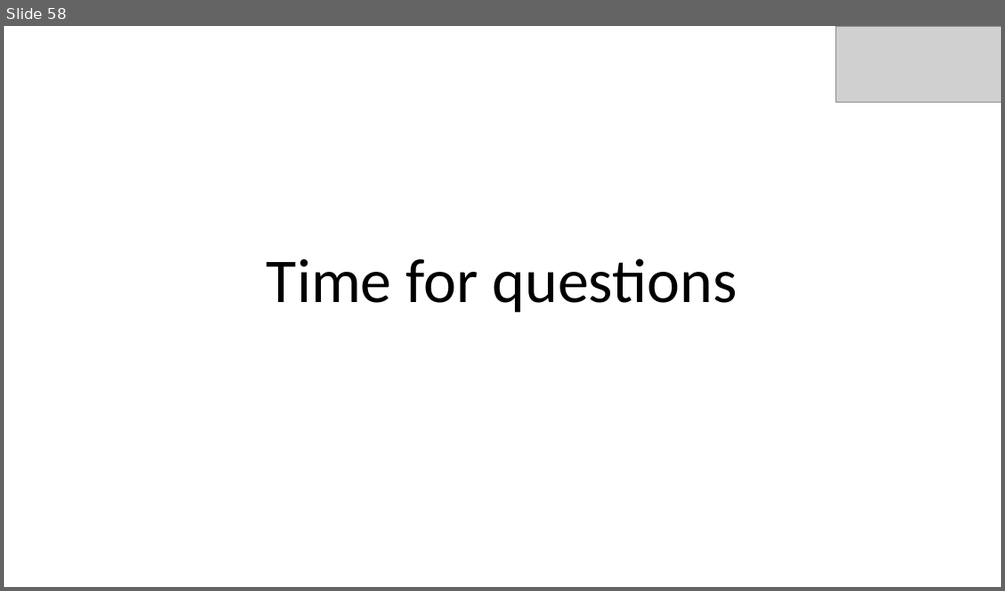
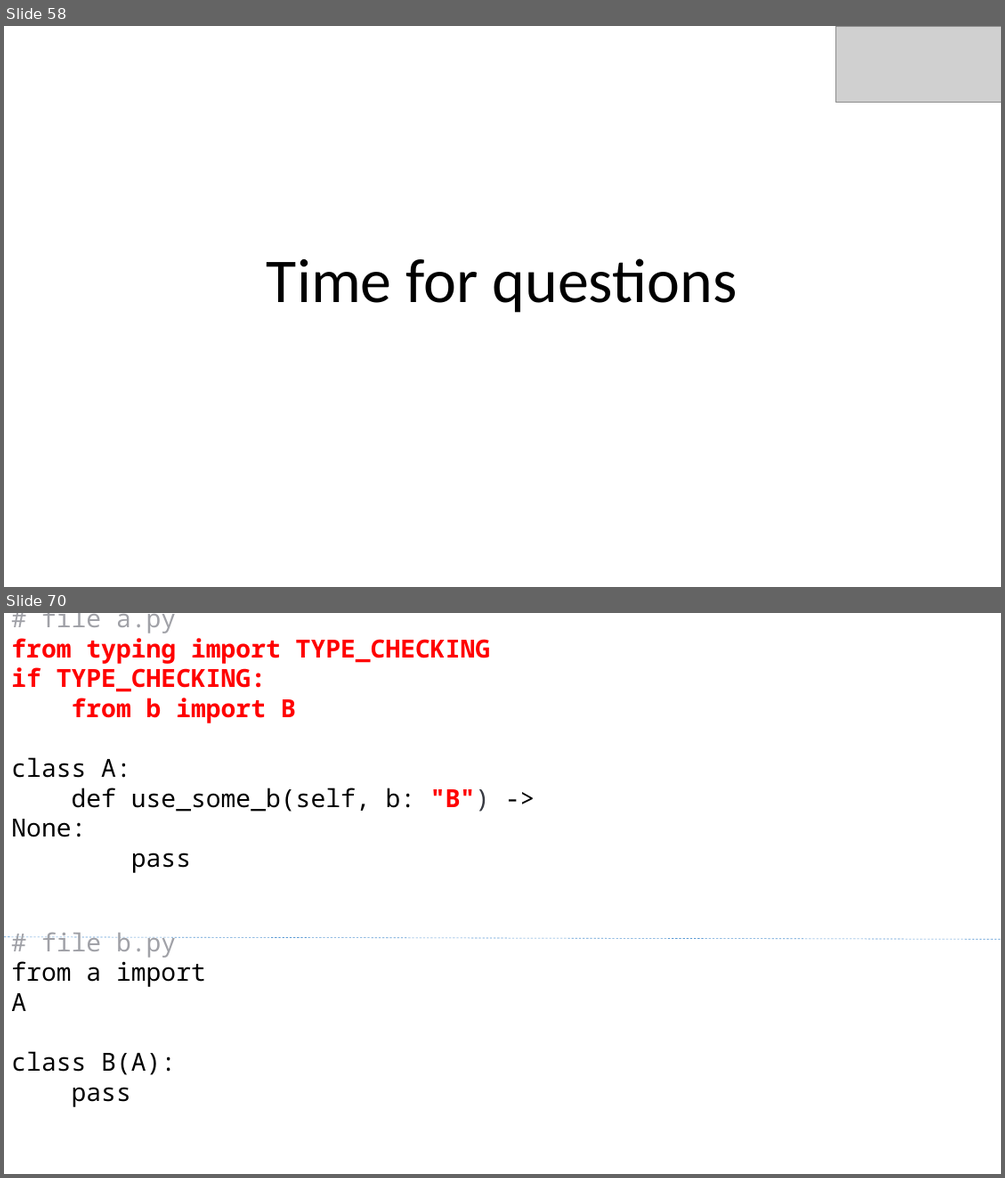
Before and after one commit to bluebird75/whoiam, a slide deck: PyParis_2018/Type Annotations PyParis 2018 - v4 for pdf.pptx. Shown one above the other, each under a label of ours: slide 58 before the commit, slides 58 and 70 after it; the slides between them are not shown. The pictures are 1005x591 and 1005x1178 pixels, drawn with LibreOffice and Linux fonts; fonts in the diff are those of the drawing; grey boxes stand for pictures; background and template pictures are left out. Boxes give left, top, right and bottom in pixels: in the first picture for what was removed or moved away, otherwise in the second. Text is boxed around its words. In the diff, an @@ line names an element or a change of style, - is before the commit and + after.

Commit message:
Add resources page and an extra example
- videos and website about Type Annotations
- one extra example showing how to solve circular imports

```diff
--- a/PyParis_2018/Type Annotations PyParis 2018 - v4 for pdf.pptx
+++ b/PyParis_2018/Type Annotations PyParis 2018 - v4 for pdf.pptx
@@ slide 70 added at [4,613,1001,1174], background #FFFFFF @@
@@ text added at [11,613,490,873], 24 pt, text #FF0000, bold @@
+# file a.py
+from typing import TYPE_CHECKING
+if TYPE_CHECKING:
+from b import B
+class A:
+def use_some_b(self, b: "B") -> None:
+pass
@@ text added at [11,932,206,1107], 24 pt, text #000000 @@
+# file b.py
+from a import A
+class B(A):
+pass
@@ line added from (4, 937) to (1001, 939), #5B9BD5 0.5 pt dashed @@
```
Also in this commit, not shown: 12 other slides added, 2 other files.
